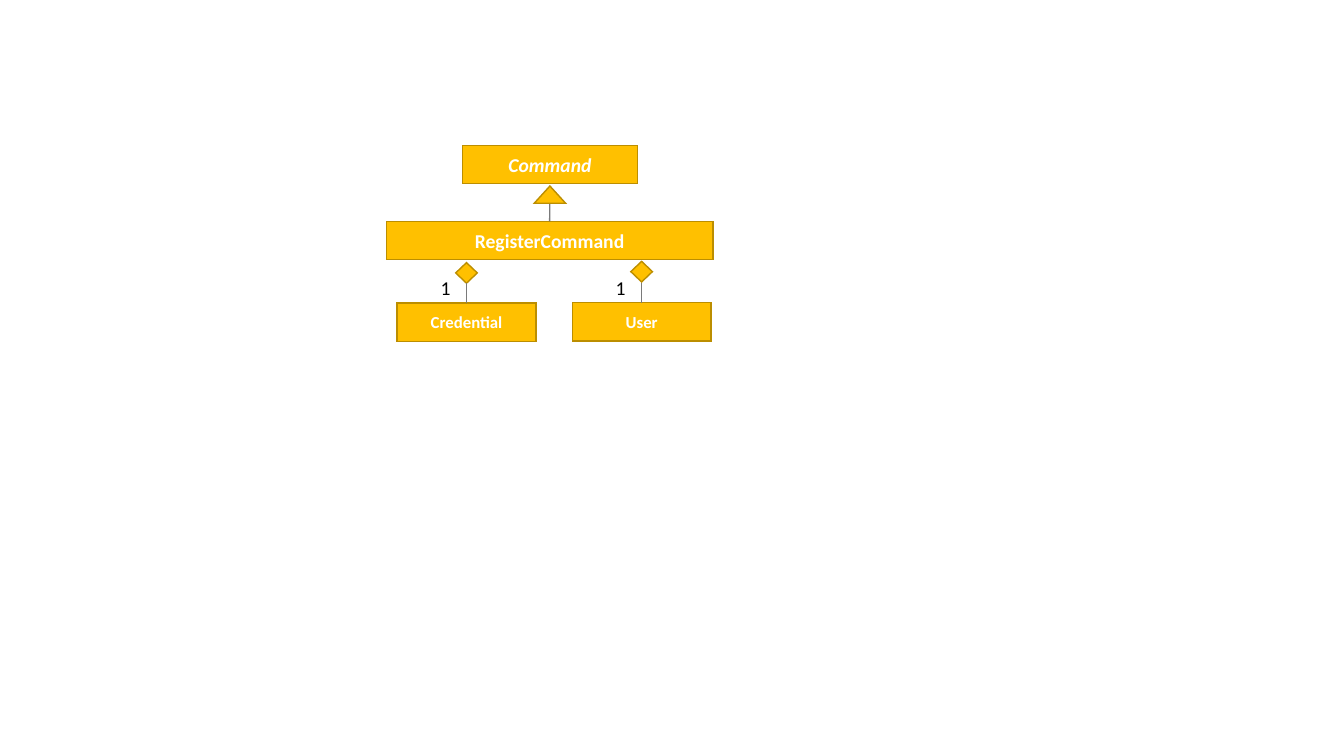
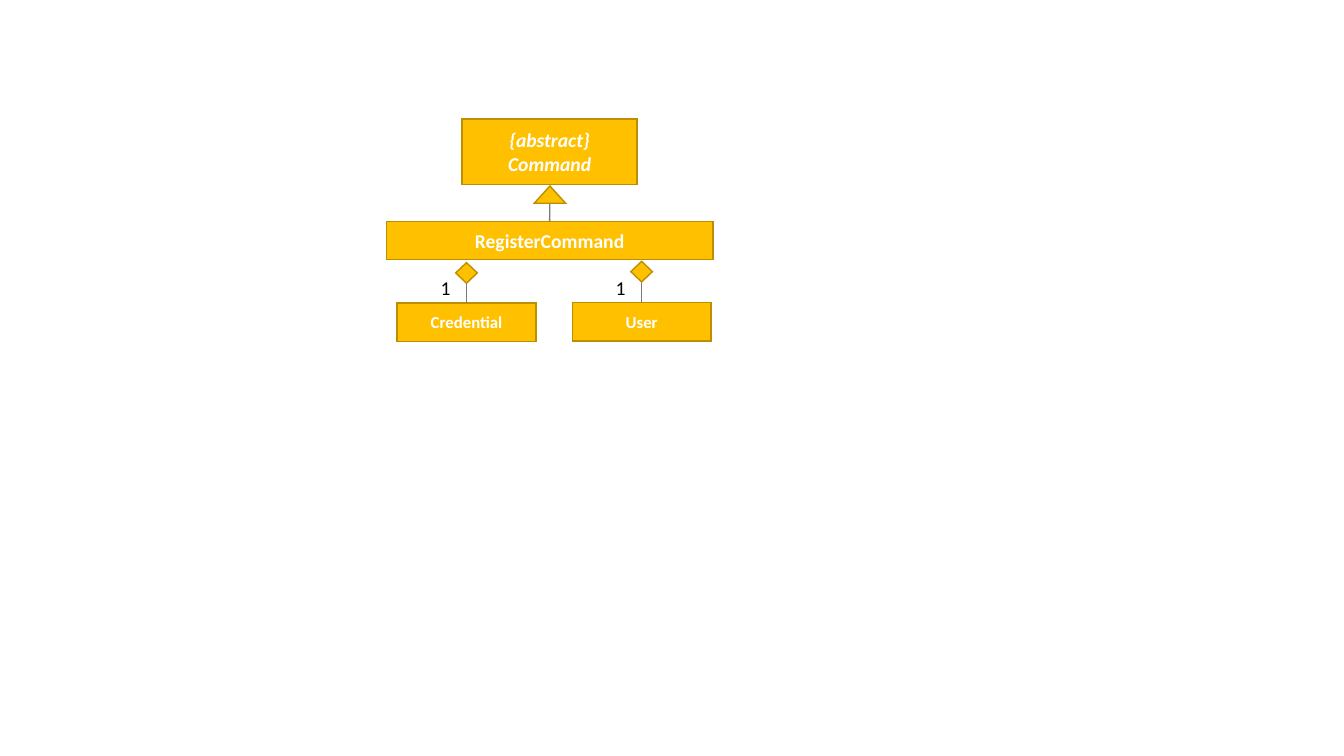
Before and after one commit to deming16/main, a slide deck: slide 1 of docs/diagrams/RegisterCommandUML.pptx. Drawn at 1344x756 pixels with LibreOffice and Linux fonts; fonts in the diff are those of the drawing. Boxes give left, top, right and bottom in pixels: in the first picture for what was removed or moved away, otherwise in the second. Text is boxed around its words. In the diff, an @@ line names an element or a change of style, - is before the commit and + after.

```diff
--- a/docs/diagrams/RegisterCommandUML.pptx
+++ b/docs/diagrams/RegisterCommandUML.pptx
@@ rectangle "{abstract}": place and size @@
-rectangle "{abstract}" at (463,145,638,184)
+rectangle "{abstract}" at (462,119,637,185)
@@ text in rectangle at (509,132,589,150): paragraph added @@
+{abstract}
```
Also in this commit, not shown: 1 other file.
